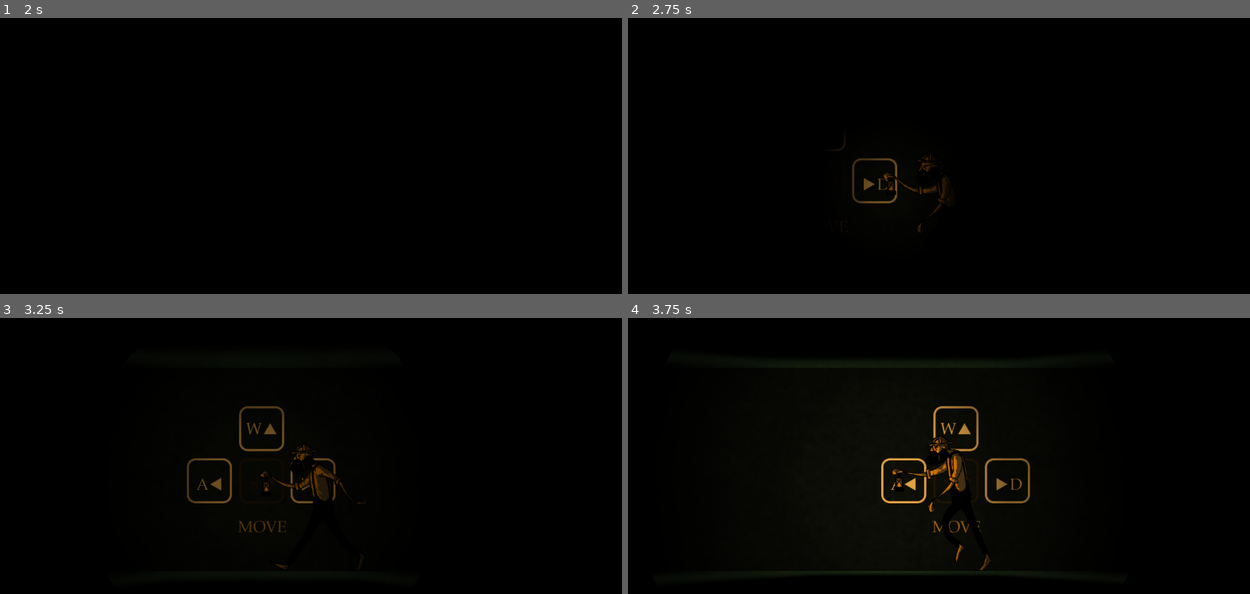
Above: before the commit, frames 1-4 (two rows, left to right).
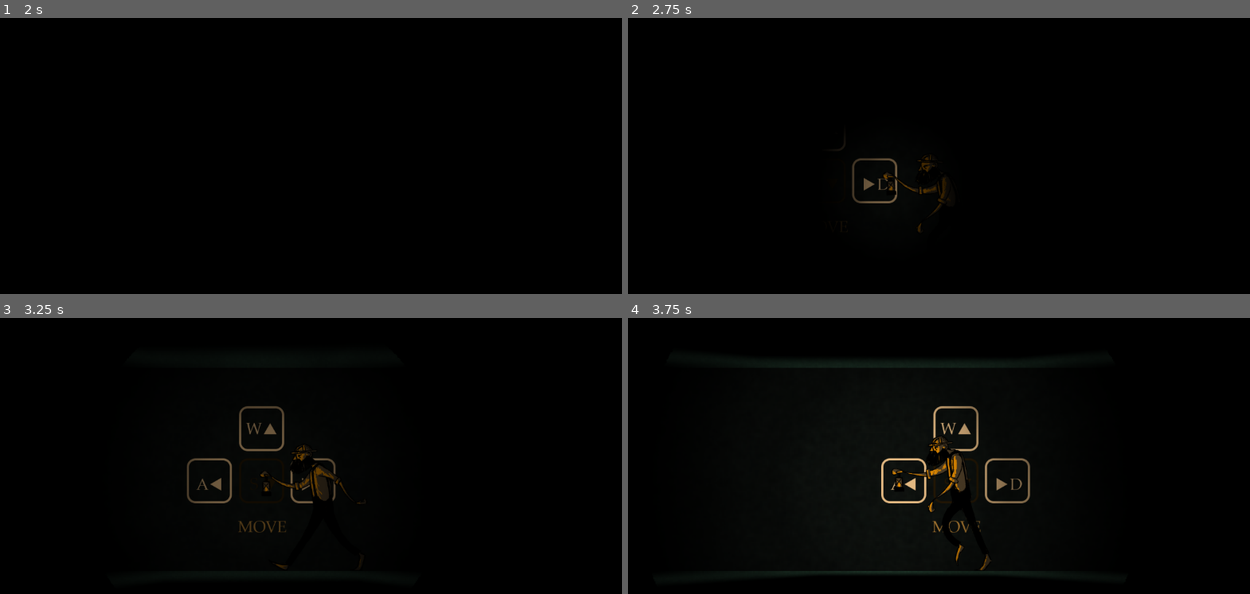
Above: after the commit, the same moments.

Repository: HedgeLizards/GGJ21
Game: Godot game, scene res://scenes/World.tscn
Two runs of this game, one before a commit and one after it. Both use one fixed random seed, a clock stepped at 60 frames per second and the inputs below. This scene is started directly instead of the project's main scene. The engine's default icon, where the game draws it, is replaced by a stand-in: a white triangle on a blue panel in a dark square. Sound files missing from this copy of the repository are replaced by a short silence.
Inputs (mouse positions are in pixels of both pictures, inside the frame that each line leads up to):
- Up to frame 1 (2 s): tap Enter at 0.5 s; move the mouse to (279, 277) at 0.52 s; hold F (interact) 0.53-1.28 s; hold Right (right) from 0.53 s (still down); tap Up (up) at 0.77, 1.07, 1.52, 1.82 s; tap Space at 1.25 s; move the mouse to (503, 258) at 1.27 s; tap C (switch) at 1.35 s
- Up to frame 2 (2.75 s): tap Enter at 2 s; move the mouse to (752, 147) at 2.02 s; release Right (right) at 2.03 s; hold Left (left) from 2.03 s (still down); hold F (interact) from 2.03 s (still down)
- Up to frame 3 (3.25 s): keep holding Left (left); move the mouse to (348, 502) at 2.77 s; release F (interact) at 2.78 s; tap C (switch) at 2.85 s; tap Up (up) at 3.02 s
- Up to frame 4 (3.75 s): keep holding Left (left); tap Up (up) at 3.32 s; move the mouse to (845, 411) at 3.52 s; hold F (interact) from 3.53 s (still down)

Frame 1 is identical in both runs. In frame 2, 0.1% of the frame differs, in the area x 37-44%, y 51-68%; in frame 3, 0.3%; in frame 4, 0.7%, in the area x 40-65%, y 31-68%.

Commit message:
made landern whiter

Diff:
--- a/scenes/Lantern.tscn
+++ b/scenes/Lantern.tscn
@@ -9,7 +9,7 @@
 
 [node name="Lantern" type="Light2D"]
 texture = ExtResource( 2 )
-color = Color( 1, 0.776471, 0.423529, 1 )
+color = Color( 1, 0.890196, 0.780392, 1 )
 energy = 0.0
 range_height = 100.0
 shadow_enabled = true
